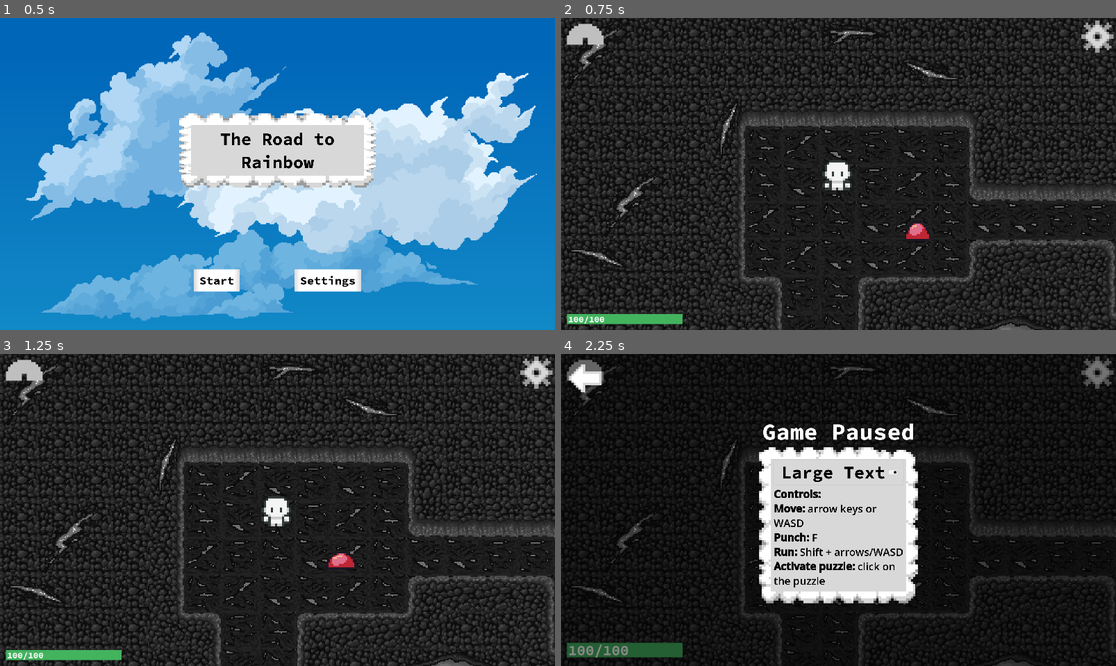
Above: before the commit, frames 1-4 (two rows, left to right).
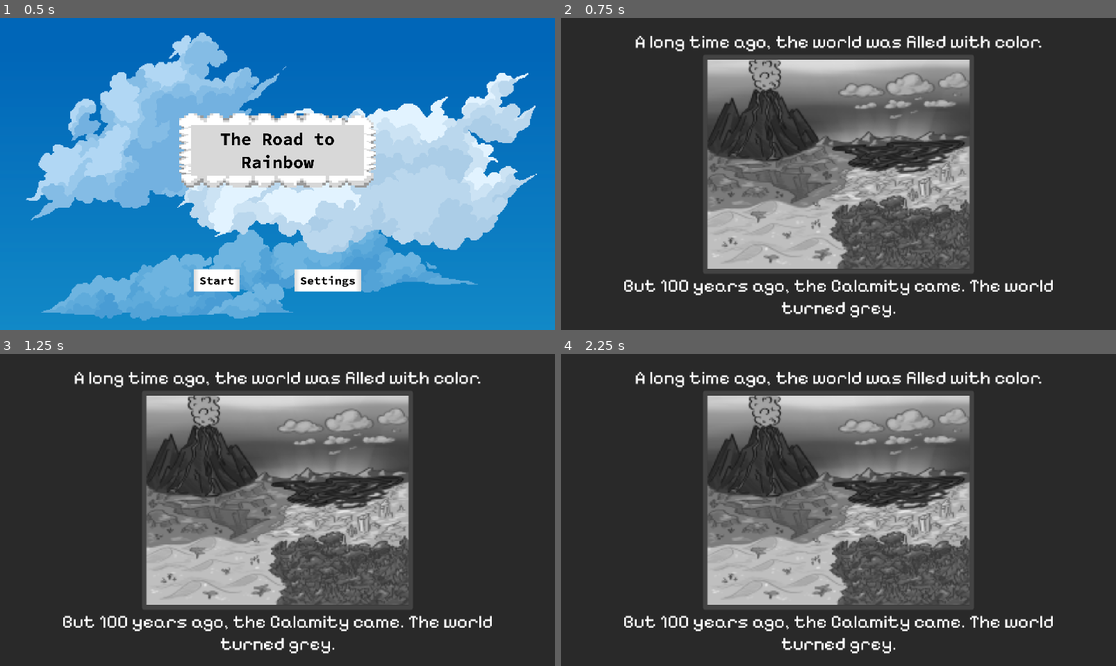
Above: after the commit, the same moments.

Repository: emkartch/ATLS_4140_Final
Game: Godot game, scene res://main.tscn
The game is run twice, just before and just after one commit, with the same random seed, the same clock (stepped at 60 frames per second) and the same inputs.
Inputs (mouse positions are in pixels of both pictures, inside the frame that each line leads up to):
- Up to frame 1 (0.5 s): no input
- Up to frame 2 (0.75 s): click "Start" at 0.5 s
- Up to frame 3 (1.25 s): no input
- Up to frame 4 (2.25 s): click (1099, 372) at 1.25 s; click (838, 485) at 2 s, where only the run before the commit has a clickable "Large Text"

Frame 1 is identical in both runs. In frame 2, 50% of the frame differs, in the area x 0-100%, y 0-100%; in frame 3, 50%; in frame 4, 69%.

Commit message:
Added cutscene cards, sprite color changes, and sound

Diff:
--- a/the-road-to-rainbow/global_variables.gd
+++ b/the-road-to-rainbow/global_variables.gd
@@ -17,3 +17,5 @@
 var max_player_health = 100
 
 var player_death = false
+
+var opening_cutscene = false
--- a/the-road-to-rainbow/hud.gd
+++ b/the-road-to-rainbow/hud.gd
@@ -77,7 +77,11 @@
 	call_deferred("level_start")
 
 func level_start():
-	start_game.emit()
+
+	if Global.opening_cutscene == false:
+		run_opening_cards()
+	else:
+		start_game.emit()
 
 func _on_message_timer_timeout() -> void:
 	$TitleContainer.hide()
@@ -133,3 +137,54 @@
 	await $Alerts/Timer.timeout
 	#print("timed out")
 	$Alerts.hide()
+
+func run_opening_cards():
+	$BackgroundMusic.play()
+
+	$Cards/Open1.show()
+	$Cards/Open2.hide()
+	$Cards/Open3.hide()
+	$Cards/Open4.hide()
+	$Cards/Close1.hide()
+	$Cards/Close2.hide()
+
+	$Cards.show()
+
+	$Cards/Timer.start()
+	await $Cards/Timer.timeout
+	$Cards/Open2.show()
+	$Cards/Open1.hide()
+
+	$Cards/Timer.start()
+	await $Cards/Timer.timeout
+	$Cards/Open3.show()
+	$Cards/Open2.hide()
+
+	$Cards/Timer.start()
+	await $Cards/Timer.timeout
+	$Cards/Open4.show()
+	$Cards/Open3.hide()
+
+	$Cards/Timer.start()
+	await $Cards/Timer.timeout
+	$Cards.hide()
+	Global.opening_cutscene = true
+	start_game.emit()
+
+func run_end_cards():
+	$BackgroundMusic.stop()
+	$EndMusic.play()
+
+	$Cards/Open1.hide()
+	$Cards/Open2.hide()
+	$Cards/Open3.hide()
+	$Cards/Open4.hide()
+	$Cards/Close1.show()
+	$Cards/Close2.hide()
+
+	$Cards.show()
+
+	$Cards/Timer.start()
+	await $Cards/Timer.timeout
+	$Cards/Close2.show()
+	$Cards/Close1.hide()
--- a/the-road-to-rainbow/hud.tscn
+++ b/the-road-to-rainbow/hud.tscn
@@ -7,6 +7,14 @@
 [ext_resource type="Texture2D" uid="uid://b5uoqn2mwnf81" path="res://rainbow_hud/rainbow_0.png" id="3_8sq4i"]
 [ext_resource type="Theme" uid="uid://cmjabatqf4rvy" path="res://theme/trtr_theme.tres" id="3_640wx"]
 [ext_resource type="Texture2D" uid="uid://cjmfssectndfo" path="res://theme/settings_icon.png" id="4_a2258"]
+[ext_resource type="Texture2D" uid="uid://blqn1cjjexl0d" path="res://cutscenes/Open1.png" id="8_61f8s"]
+[ext_resource type="Texture2D" uid="uid://bvkujl3ix5cib" path="res://cutscenes/Open2.png" id="9_4u2vk"]
+[ext_resource type="Texture2D" uid="uid://dib4c8c73a8c2" path="res://cutscenes/Open3.png" id="10_4q17s"]
+[ext_resource type="Texture2D" uid="uid://bwp2n8iqlysxf" path="res://cutscenes/Open4.png" id="11_2d608"]
+[ext_resource type="Texture2D" uid="uid://b63y4slt4n8t1" path="res://cutscenes/Close1.png" id="12_w71nf"]
+[ext_resource type="Texture2D" uid="uid://bd0n2nlvctjvy" path="res://cutscenes/Close2.png" id="13_615i1"]
+[ext_resource type="AudioStream" uid="uid://pijdr3p8grq" path="res://sounds/Moonshadow.mp3" id="14_2d608"]
+[ext_resource type="AudioStream" uid="uid://dogvyxyddh7ul" path="res://sounds/Eldertide.mp3" id="15_2d608"]
 
 [sub_resource type="StyleBoxFlat" id="StyleBoxFlat_8sq4i"]
 bg_color = Color(0.6, 0.6, 0.6, 0)
@@ -317,6 +325,54 @@
 [node name="Timer" type="Timer" parent="Alerts"]
 wait_time = 2.0
 
+[node name="Cards" type="CanvasLayer" parent="."]
+layer = 5
+
+[node name="Open1" type="TextureRect" parent="Cards"]
+offset_right = 1920.0
+offset_bottom = 1080.0
+texture = ExtResource("8_61f8s")
+stretch_mode = 4
+
+[node name="Open2" type="TextureRect" parent="Cards"]
+offset_right = 1920.0
+offset_bottom = 1080.0
+texture = ExtResource("9_4u2vk")
+stretch_mode = 4
+
+[node name="Open3" type="TextureRect" parent="Cards"]
+offset_right = 1920.0
+offset_bottom = 1080.0
+texture = ExtResource("10_4q17s")
+stretch_mode = 4
+
+[node name="Open4" type="TextureRect" parent="Cards"]
+offset_right = 1920.0
+offset_bottom = 1080.0
+texture = ExtResource("11_2d608")
+stretch_mode = 4
+
+[node name="Close1" type="TextureRect" parent="Cards"]
+offset_right = 1920.0
+offset_bottom = 1080.0
+texture = ExtResource("12_w71nf")
+stretch_mode = 4
+
+[node name="Close2" type="TextureRect" parent="Cards"]
+offset_right = 1920.0
+offset_bottom = 1080.0
+texture = ExtResource("13_615i1")
+stretch_mode = 4
+
+[node name="Timer" type="Timer" parent="Cards"]
+wait_time = 10.0
+
+[node name="BackgroundMusic" type="AudioStreamPlayer" parent="."]
+stream = ExtResource("14_2d608")
+
+[node name="EndMusic" type="AudioStreamPlayer" parent="."]
+stream = ExtResource("15_2d608")
+
 [connection signal="timeout" from="MessageTimer" to="." method="_on_message_timer_timeout"]
 [connection signal="pressed" from="TitleButtonsContainer/HBoxContainer/StartButton" to="." method="_on_start_button_pressed"]
 [connection signal="pressed" from="TitleButtonsContainer/HBoxContainer/SettingsButton" to="." method="_on_settings_button_pressed"]
--- a/the-road-to-rainbow/main.gd
+++ b/the-road-to-rainbow/main.gd
@@ -17,6 +17,7 @@
 func _ready():
 	Global.game_lvl = 1
 	$allTiles.change_tile_set()
+	$HUD/Cards.hide()
 
 func _unhandled_input(event):
 	if !puzzle_active:
@@ -82,4 +83,7 @@
 
 # ADD: music and a "yay you did it" here
 func end_game_cutscene():
-	pass;
+	$HUD.run_end_cards()
+
+func change_player_color():
+	$Player.change_color()
--- a/the-road-to-rainbow/main.tscn
+++ b/the-road-to-rainbow/main.tscn
@@ -1,10 +1,9 @@
-[gd_scene load_steps=7 format=3 uid="uid://jw7mg0bdtxoi"]
+[gd_scene load_steps=6 format=3 uid="uid://jw7mg0bdtxoi"]
 
 [ext_resource type="PackedScene" uid="uid://dti27yei47ah5" path="res://player.tscn" id="1_0xm2m"]
 [ext_resource type="Script" uid="uid://7ib15fas0fmj" path="res://main.gd" id="1_h2yge"]
 [ext_resource type="PackedScene" uid="uid://og8afxf2gjr" path="res://tilemaps.tscn" id="2_h2yge"]
 [ext_resource type="PackedScene" uid="uid://ds8aae77ps3fc" path="res://hud.tscn" id="4_1bvp3"]
-[ext_resource type="AudioStream" uid="uid://cndj5hmtpyb1r" path="res://sounds/MoonshadowLoop.mp3" id="5_lquwl"]
 
 [sub_resource type="Curve2D" id="Curve2D_1bvp3"]
 _data = {
@@ -27,11 +26,8 @@
 
 [node name="HUD" parent="." instance=ExtResource("4_1bvp3")]
 
-[node name="BackgroundMusic" type="AudioStreamPlayer2D" parent="."]
-stream = ExtResource("5_lquwl")
-volume_db = -5.174
-
 [connection signal="activate_puzzle" from="allTiles" to="." method="activate_puzzle"]
+[connection signal="change_player_color" from="allTiles" to="." method="change_player_color"]
 [connection signal="hud_alert" from="allTiles" to="." method="hud_alert"]
 [connection signal="level_up" from="allTiles" to="." method="next_level"]
 [connection signal="health_depleted" from="Player" to="." method="_on_player_health_depleted"]
--- a/the-road-to-rainbow/player.tscn
+++ b/the-road-to-rainbow/player.tscn
@@ -9,6 +9,9 @@
 [ext_resource type="Script" uid="uid://c2mkqg8nswcdl" path="res://states/attack.gd" id="7_1jxqw"]
 [ext_resource type="Script" uid="uid://cdrsmpm1wax2m" path="res://states/hurt.gd" id="8_dw050"]
 [ext_resource type="Script" uid="uid://dn52hpyfbcw0j" path="res://states/death.gd" id="9_b26j0"]
+[ext_resource type="AudioStream" uid="uid://dlyw30mu7akju" path="res://sounds/hurt.wav" id="10_n7ghd"]
+[ext_resource type="AudioStream" uid="uid://cr7icv1fcnit6" path="res://sounds/death.wav" id="11_nvl01"]
+[ext_resource type="AudioStream" uid="uid://x0v7f1scas36" path="res://sounds/punch.wav" id="12_ivps1"]
 
 [sub_resource type="RectangleShape2D" id="RectangleShape2D_ob8u7"]
 size = Vector2(23.75, 13)
@@ -81,5 +84,17 @@
 Player = NodePath("../..")
 metadata/_custom_type_script = "uid://dn52hpyfbcw0j"
 
+[node name="hurt" type="AudioStreamPlayer" parent="."]
+stream = ExtResource("10_n7ghd")
+volume_db = -6.0
+
+[node name="death" type="AudioStreamPlayer" parent="."]
+stream = ExtResource("11_nvl01")
+volume_db = -6.0
+
+[node name="punch" type="AudioStreamPlayer" parent="."]
+stream = ExtResource("12_ivps1")
+volume_db = -6.0
+
 [connection signal="body_entered" from="HurtBox" to="." method="_on_hurt_box_body_entered"]
 [connection signal="body_entered" from="PunchArea" to="." method="_on_punch_area_body_entered"]
--- a/the-road-to-rainbow/player_controller.gd
+++ b/the-road-to-rainbow/player_controller.gd
@@ -14,6 +14,8 @@
 var b_sprites: SpriteFrames = preload("res://player/sprites/blue_sprites.tres")
 var i_sprites: SpriteFrames = preload("res://player/sprites/indigo_sprites.tres")
 var v_sprites: SpriteFrames = preload("res://player/sprites/violet_sprites.tres")
+
+var sprite_array = [r_sprites, o_sprites, y_sprites, g_sprites, b_sprites, i_sprites, v_sprites]
 
 var test_tracker = 0
 
@@ -69,6 +71,7 @@
 	if body == self:
 		return
 	if body is CharacterBody2D:
+		$hurt.play()
 		health -= 10
 		Global.player_speed = 0
 		#Global.direction_animation_update("stagger")
@@ -78,8 +81,13 @@
 		if health <= 0.0:
 			#hide() # Player disappears after being hit.
 			health_depleted.emit()
+			$death.play()
 
 
 func _on_punch_area_body_entered(body: Node2D) -> void:
 	if body != self and body.has_method("mob_take_damage"):
 		body.mob_take_damage()
+		$punch.play()
+
+func change_color():
+	$AnimatedSprite2D.sprite_frames = sprite_array[Global.game_lvl - 1]
--- a/the-road-to-rainbow/tilemaps.gd
+++ b/the-road-to-rainbow/tilemaps.gd
@@ -2,6 +2,7 @@
 signal activate_puzzle(tile_coords, tileset_coords)
 signal level_up
 signal hud_alert(alert_code)
+signal change_player_color()
 
 # for tracking where we are at
 #var lvl = 1
@@ -114,6 +115,7 @@
 			if num_finished >= 5:
 				lvl_finished = true
 				change_tile_set()
+				change_player_color.emit()
 		#Checking if the player has clicked the finish puzzle tile after completing all puzzles
 		elif tileset_coords in finish_coords and is_near_2:
 			if num_finished >= 5:
Binary file added: the-road-to-rainbow/cutscenes/Close1.png
Not shown, added: the-road-to-rainbow/cutscenes/Close1.png.import
Binary file added: the-road-to-rainbow/cutscenes/Close2.png
Not shown, added: the-road-to-rainbow/cutscenes/Close2.png.import
Binary file added: the-road-to-rainbow/cutscenes/Open1.png
Not shown, added: the-road-to-rainbow/cutscenes/Open1.png.import
Binary file added: the-road-to-rainbow/cutscenes/Open2.png
Not shown, added: the-road-to-rainbow/cutscenes/Open2.png.import
Binary file added: the-road-to-rainbow/cutscenes/Open3.png
Not shown, added: the-road-to-rainbow/cutscenes/Open3.png.import
Binary file added: the-road-to-rainbow/cutscenes/Open4.png
Not shown, added: the-road-to-rainbow/cutscenes/Open4.png.import
(and 19 more such lines)
